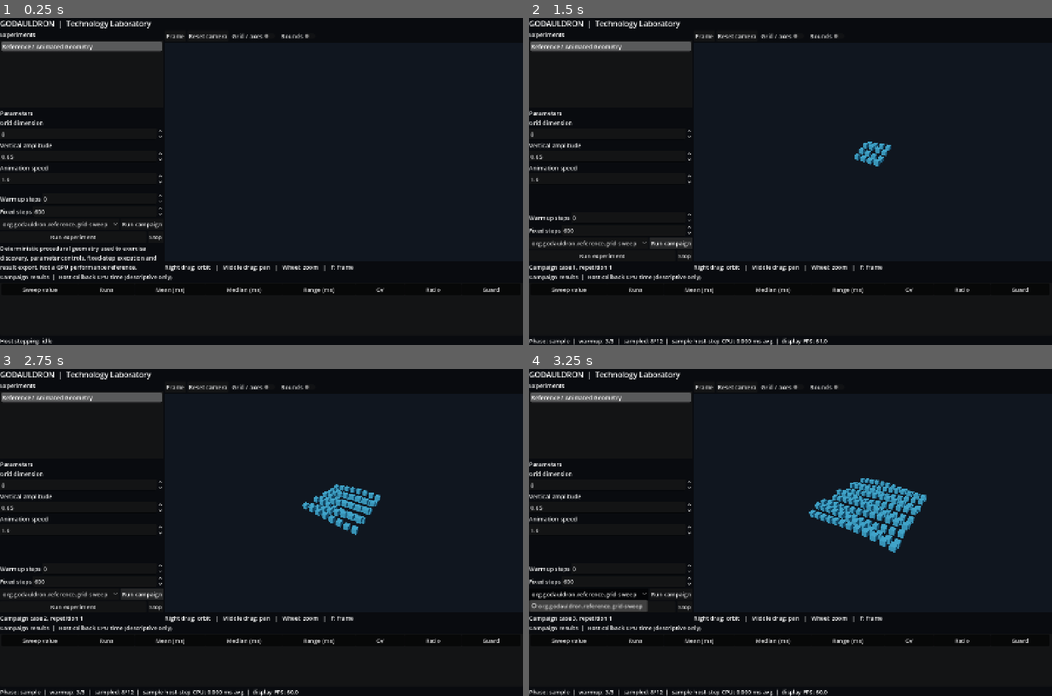
Above: before the commit, frames 1-4 (two rows, left to right).
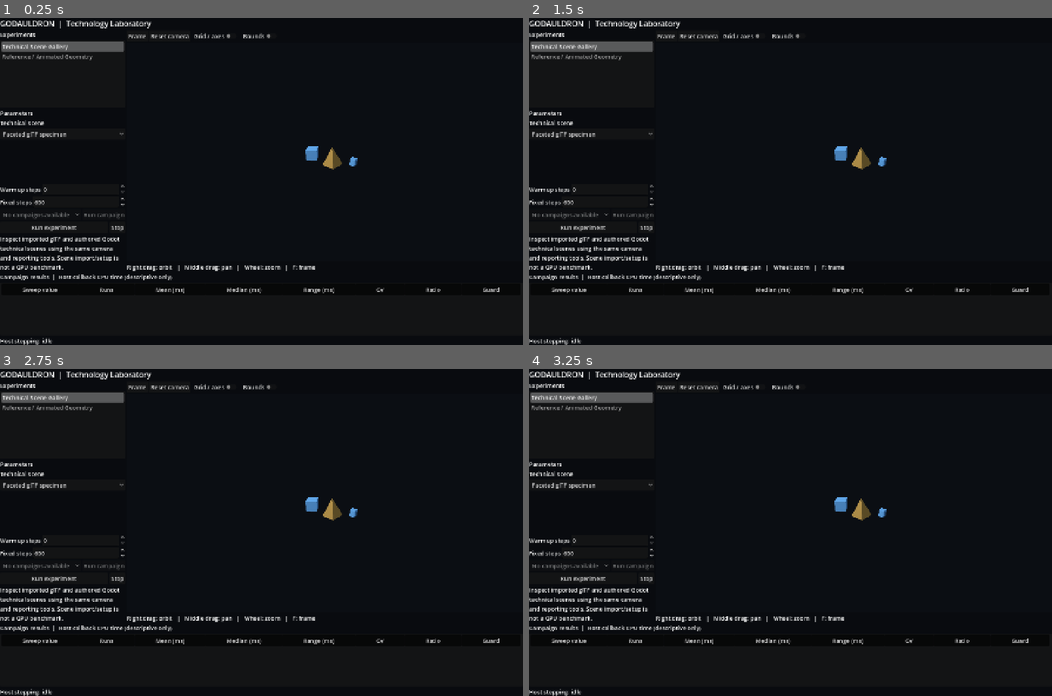
Above: after the commit, the same moments.

Repository: thomthehound/Godauldron
Game: Godot game, scene res://scenes/main.tscn
Two runs of this game, one before a commit and one after it. Both use one fixed random seed, a clock stepped at 60 frames per second and the inputs below.
Inputs (mouse positions are in pixels of both pictures, inside the frame that each line leads up to):
- Up to frame 1 (0.25 s): no input
- Up to frame 2 (1.5 s): click (670, 224) at 0.5 s, where only the run before the commit has a clickable "Run campaign"; click (670, 243) at 1.25 s, where only the run before the commit has a clickable "Run campaign"
- Up to frame 3 (2.75 s): click (141, 594) at 2 s, where only the run before the commit has a clickable "Run campaign"
- Up to frame 4 (3.25 s): click (586, 594) at 2.75 s, where only the run before the commit has a clickable "org.godauldron.reference.grid…"

The runs differ from the first frame. In frame 1, 3.9% of the frame differs, in the area x 0-69%, y 4-78%; in frame 2, 4.6%; in frame 3, 5.2%; in frame 4, 6.8%, in the area x 0-77%, y 4-100%.

Commit message:
Add reusable technical scene gallery and choice controls (#6)
* Support typed choice parameters in experiment manifests, UI and campaigns

* Add generic imported-scene gallery and authored material reference scene

* Add self-contained glTF 2.0 technical scene with reusable PBR meshes

* Exercise imported gallery assets and make existing tests independent of catalog order

* Use reference experiment identity instead of positional catalog index in tests

* Use reference experiment identity instead of positional catalog index in tests

* Document imported scene gallery, choice controls and honest measurement boundaries

* Bound runtime smoke duration to surface stalled script regressions

* Avoid shadowing experiment selection index in choice control builder

* Clear stale load errors when reselecting the displayed gallery asset

* Assert invalid scene previews recover without stale errors

* Finalize active gallery runs before changing scene choices

* Document run cancellation and report integrity on scene choice changes

* Build synthetic campaign in host's existing typed plan array

* Make active campaign prerequisite and cancellation failures diagnostic

Diff:
--- /dev/null
+++ b/scenes/technical/material_study.tscn
@@ -0,0 +1,61 @@
+[gd_scene load_steps=8 format=3]
+
+[sub_resource type="StandardMaterial3D" id="mat_satin"]
+albedo_color = Color(0.18, 0.61, 0.92, 1)
+metallic = 0.35
+roughness = 0.42
+
+[sub_resource type="StandardMaterial3D" id="mat_polished"]
+albedo_color = Color(0.82, 0.35, 0.15, 1)
+metallic = 0.85
+roughness = 0.12
+
+[sub_resource type="StandardMaterial3D" id="mat_rough"]
+albedo_color = Color(0.72, 0.74, 0.77, 1)
+metallic = 0.0
+roughness = 0.91
+
+[sub_resource type="SphereMesh" id="sphere_mesh"]
+radius = 1.0
+height = 2.0
+radial_segments = 32
+rings = 16
+
+[sub_resource type="BoxMesh" id="box_mesh"]
+size = Vector3(1.9, 1.9, 1.9)
+
+[sub_resource type="CylinderMesh" id="cylinder_mesh"]
+top_radius = 0.45
+bottom_radius = 1.0
+height = 2.2
+radial_segments = 32
+
+[sub_resource type="TorusMesh" id="torus_mesh"]
+inner_radius = 0.38
+outer_radius = 0.9
+rings = 32
+ring_segments = 18
+
+[node name="MaterialStudy" type="Node3D"]
+
+[node name="SatinSphere" type="MeshInstance3D" parent="."]
+position = Vector3(-3.2, 0.5, 0)
+mesh = SubResource("sphere_mesh")
+material_override = SubResource("mat_satin")
+
+[node name="PolishedBox" type="MeshInstance3D" parent="."]
+position = Vector3(-1.1, 0.5, 0)
+rotation = Vector3(0.15, 0.4, 0.1)
+mesh = SubResource("box_mesh")
+material_override = SubResource("mat_polished")
+
+[node name="RoughTaper" type="MeshInstance3D" parent="."]
+position = Vector3(1.3, 0.5, 0)
+mesh = SubResource("cylinder_mesh")
+material_override = SubResource("mat_rough")
+
+[node name="MetalTorus" type="MeshInstance3D" parent="."]
+position = Vector3(3.4, 0.5, 0)
+rotation = Vector3(0.3, 0, 0.2)
+mesh = SubResource("torus_mesh")
+material_override = SubResource("mat_polished")
--- /dev/null
+++ b/scenes/technical_gallery.tscn
@@ -0,0 +1,6 @@
+[gd_scene load_steps=2 format=3]
+
+[ext_resource type="Script" path="res://scripts/technical_gallery.gd" id="1"]
+
+[node name="TechnicalGallery" type="Node3D"]
+script = ExtResource("1")
--- a/scripts/experiment_campaign.gd
+++ b/scripts/experiment_campaign.gd
@@ -26,6 +26,13 @@
 	var kind: String = String(spec.get("type", ""))
 	if kind == "bool":
 		return typeof(value) == TYPE_BOOL
+	if kind == "choice":
+		if typeof(value) != TYPE_STRING:
+			return false
+		for option in spec.get("options", []):
+			if typeof(option) == TYPE_DICTIONARY and option.get("value") == value:
+				return true
+		return false
 	if kind == "int":
 		if not _json_integer(value):
 			return false
--- a/scripts/laboratory.gd
+++ b/scripts/laboratory.gd
@@ -262,6 +262,18 @@
 			check.button_pressed = bool(spec.get("default", false))
 			_parameters.add_child(check)
 			_controls[name] = check
+		elif String(spec.get("type", "")) == "choice":
+			var chooser := OptionButton.new()
+			for option in spec.get("options", []):
+				chooser.add_item(String(option["label"]))
+				var choice_index: int = chooser.item_count - 1
+				chooser.set_item_metadata(choice_index, String(option["value"]))
+				if option["value"] == spec.get("default"):
+					chooser.select(choice_index)
+			chooser.size_flags_horizontal = Control.SIZE_EXPAND_FILL
+			chooser.item_selected.connect(func(_selected: int) -> void: _preview_active_scene())
+			_parameters.add_child(chooser)
+			_controls[name] = chooser
 		else:
 			var field := SpinBox.new()
 			field.min_value = float(spec.get("min", -10000))
@@ -277,9 +289,25 @@
 		return
 	_active_scene = scene_resource.instantiate()
 	_viewport.add_child(_active_scene)
+	_preview_active_scene()
 	_bind_inspection()
 	_status.text = String(_manifest.get("description", _manifest["display_name"]))
 	_discover_campaigns()
+
+
+func _preview_active_scene() -> void:
+	# Choice changes affect live scene content. Finalize the current run and
+	# capture its original metrics BEFORE swapping any experiment asset.
+	# This also cancels active campaigns, which must not continue with a new asset.
+	if _has_active_run():
+		_finish_run(false)
+		_status.text = "Scene choice changed; active run cancelled. " + _status.text
+	# Preview itself does not create a measured run.
+	if _active_scene != null and _active_scene.has_method("godauldron_preview"):
+		_active_scene.call("godauldron_preview", _collect_parameters())
+		_update_inspection_bounds()
+		if _camera_inspector != null:
+			_frame_inspection()
 
 
 func _find_scene_camera(node: Node) -> Camera3D:
@@ -485,6 +513,9 @@
 		var control: Control = _controls[key]
 		if control is CheckBox:
 			result[key] = (control as CheckBox).button_pressed
+		elif control is OptionButton:
+			var chooser: OptionButton = control
+			result[key] = chooser.get_item_metadata(chooser.selected)
 		elif String(spec.get("type", "")) == "int":
 			result[key] = int((control as SpinBox).value)
 		else:
--- /dev/null
+++ b/scripts/technical_gallery.gd
@@ -0,0 +1,109 @@
+extends Node3D
+## Technology-neutral stage for project-imported PackedScenes, including glTF.
+## Loading and instance construction occur in preview/setup, never sampled steps.
+
+var _loaded: Node3D = null
+var _asset_path: String = ""
+var _load_error: String = ""
+var _camera: Camera3D
+
+
+func _ready() -> void:
+	_camera = Camera3D.new()
+	_camera.name = "InspectionCamera"
+	_camera.position = Vector3(9, 8, 13)
+	add_child(_camera)
+	_camera.look_at(Vector3(0, 0.7, 0), Vector3.UP)
+	_camera.current = true
+
+	var sun := DirectionalLight3D.new()
+	sun.rotation_degrees = Vector3(-50, -25, 0)
+	sun.light_energy = 1.0
+	add_child(sun)
+
+	var fill := OmniLight3D.new()
+	fill.position = Vector3(-5, 5, 4)
+	fill.light_energy = 1.2
+	fill.omni_range = 28.0
+	add_child(fill)
+
+	var world := WorldEnvironment.new()
+	var environment := Environment.new()
+	environment.background_mode = Environment.BG_COLOR
+	environment.background_color = Color(0.045, 0.055, 0.075)
+	environment.ambient_light_source = Environment.AMBIENT_SOURCE_COLOR
+	environment.ambient_light_color = Color(0.62, 0.69, 0.78)
+	environment.ambient_light_energy = 0.5
+	world.environment = environment
+	add_child(world)
+
+
+func _load_asset(path: String, force_reload: bool) -> void:
+	if not force_reload and _loaded != null and path == _asset_path:
+		# Recover cleanly when the user reselects a previously valid preview
+		# after an invalid path; the visible instance is still the right one.
+		_load_error = ""
+		return
+	if not path.begins_with("res://") or path.contains("..") or \
+			not (path.ends_with(".tscn") or path.ends_with(".scn") or \
+			path.ends_with(".gltf") or path.ends_with(".glb")):
+		_load_error = "Not a supported project scene path: " + path
+		push_warning(_load_error)
+		return
+	var resource: Resource = ResourceLoader.load(path, "PackedScene")
+	if not resource is PackedScene:
+		_load_error = "Cannot load PackedScene: " + path
+		push_warning(_load_error)
+		return
+	var instance: Node = (resource as PackedScene).instantiate()
+	if not instance is Node3D:
+		instance.free()
+		_load_error = "Loaded scene root must be Node3D: " + path
+		push_warning(_load_error)
+		return
+	# Do not detach the old scene until the replacement is known to instantiate.
+	if _loaded != null:
+		remove_child(_loaded)
+		_loaded.queue_free()
+	_loaded = instance as Node3D
+	_loaded.name = "LoadedAsset"
+	add_child(_loaded)
+	_asset_path = path
+	_load_error = ""
+
+
+func godauldron_preview(parameters: Dictionary) -> void:
+	_load_asset(String(parameters.get("scene", "")), false)
+
+
+func godauldron_setup(parameters: Dictionary) -> void:
+	# Recreate each run so even provider-owned scene state does not leak between
+	# repetitions. Import and initialization costs are setup, never timed steps.
+	_load_asset(String(parameters.get("scene", "")), true)
+
+
+func godauldron_inspection_bounds() -> AABB:
+	if _loaded == null:
+		return AABB(Vector3(-1, -1, -1), Vector3.ONE * 2.0)
+	return preload("res://scripts/inspection_camera.gd").scene_bounds(_loaded)
+
+
+func godauldron_metrics() -> Dictionary:
+	var node_count: int = 0
+	var mesh_count: int = 0
+	if _loaded != null:
+		var pending: Array[Node] = [_loaded]
+		while not pending.is_empty():
+			var node: Node = pending.pop_back()
+			node_count += 1
+			if node is MeshInstance3D:
+				mesh_count += 1
+			for child in node.get_children():
+				pending.append(child)
+	return {
+		"asset_scene": _asset_path,
+		"asset_loaded": _loaded != null and _load_error.is_empty(),
+		"load_error": _load_error,
+		"scene_node_count": node_count,
+		"scene_mesh_count": mesh_count
+	}
--- a/tests/campaign_smoke.gd
+++ b/tests/campaign_smoke.gd
@@ -15,6 +15,15 @@
 func _tick(host: Node, count: int) -> void:
 	for i in range(count):
 		host.call("_process", 1.0 / 60.0)
+
+
+func _select_reference(host: Node) -> bool:
+	var catalog: Array = host.get("_experiments")
+	for i in range(catalog.size()):
+		if String(catalog[i].get("id", "")) == "org.godauldron.reference":
+			host.call("_select_experiment", i)
+			return true
+	return false
 
 
 func _verify() -> void:
@@ -65,6 +74,9 @@
 	var packed: PackedScene = load("res://scenes/main.tscn") as PackedScene
 	var host: Node = packed.instantiate()
 	root.add_child(host)
+	if not _select_reference(host):
+		_fail("Reference experiment not discovered")
+		return
 	var picker: OptionButton = host.get("_campaign_picker") as OptionButton
 	if picker == null or picker.item_count != 1:
 		_fail("Campaign was not discovered")
@@ -130,7 +142,7 @@
 
 	# Re-selecting the current experiment follows the same teardown path as
 	# changing to a different one. Results must not leak into the new selection.
-	host.call("_select_experiment", 0)
+	_select_reference(host)
 	if results_tree.get_root() != null or not (host.get("_last_campaign_summary") as Dictionary).is_empty() or 			not String(host.get("_last_campaign_report_path")).is_empty():
 		_fail("A new experiment selection retained the previous campaign's results")
 		return
--- /dev/null
+++ b/tests/gallery_smoke.gd
@@ -0,0 +1,207 @@
+extends SceneTree
+## End-to-end imported technical scene and typed choice regression.
+
+func _initialize() -> void:
+	call_deferred("_verify")
+
+func _fail(message: String) -> void:
+	push_error(message)
+	quit(1)
+
+func _select(host: Node, identifier: String) -> bool:
+	var catalog: Array = host.get("_experiments")
+	for index in range(catalog.size()):
+		if catalog[index].get("id") == identifier:
+			host.call("_select_experiment", index)
+			return true
+	return false
+
+func _verify() -> void:
+	var gltf: Resource = ResourceLoader.load("res://assets/technical/faceted_fixture.gltf", "PackedScene")
+	if not gltf is PackedScene:
+		_fail("Bundled glTF was not imported as PackedScene")
+		return
+	var authored: Resource = load("res://scenes/technical/material_study.tscn")
+	if not authored is PackedScene:
+		_fail("Authored material reference did not load")
+		return
+	var host: Node = (load("res://scenes/main.tscn") as PackedScene).instantiate()
+	root.add_child(host)
+	if not _select(host, "org.godauldron.technical-gallery"):
+		_fail("Gallery experiment is missing")
+		return
+	var controls: Dictionary = host.get("_controls")
+	var picker: OptionButton = controls.get("scene")
+	if picker == null or picker.item_count != 2:
+		_fail("Choice parameter did not expose both assets")
+		return
+	var stage: Node3D = host.get("_active_scene")
+	var original: Dictionary = stage.call("godauldron_metrics")
+	if not bool(original.get("asset_loaded", false)) or int(original.get("scene_mesh_count", 0)) < 2:
+		_fail("Default glTF preview failed to display imported geometry")
+		return
+	if host.get("_camera_inspector") == null:
+		_fail("Gallery lost its inspection camera")
+		return
+	picker.select(1)
+	picker.item_selected.emit(1)
+	var updated: Dictionary = stage.call("godauldron_metrics")
+	if String(updated.get("asset_scene", "")) != "res://scenes/technical/material_study.tscn" or \
+			int(updated.get("scene_mesh_count", 0)) != 4:
+		_fail("Changing the choice did not replace the preview asset")
+		return
+	if host.get("_run") != null:
+		_fail("Preview should not start a timed run")
+		return
+	stage.call("godauldron_preview", {"scene": "res://../invalid.tscn"})
+	var rejected: Dictionary = stage.call("godauldron_metrics")
+	if not String(rejected.get("load_error", "")).contains("Not a supported"):
+		_fail("Invalid scene path was silently accepted")
+		return
+	stage.call("godauldron_preview", {"scene": "res://scenes/technical/material_study.tscn"})
+	var restored: Dictionary = stage.call("godauldron_metrics")
+	if not String(restored.get("load_error", "")).is_empty() or 			not bool(restored.get("asset_loaded", false)):
+		_fail("Returning to a valid displayed scene retained a stale load failure")
+		return
+	var steps: SpinBox = host.get("_run_steps")
+	steps.value = 2
+	DirAccess.make_dir_recursive_absolute(ProjectSettings.globalize_path("user://results"))
+	var before: PackedStringArray = DirAccess.get_files_at("user://results")
+	host.call("_start_run")
+	host.call("_process", 1.0 / 60.0)
+	host.call("_process", 1.0 / 60.0)
+	if bool(host.call("_has_active_run")):
+		_fail("Gallery run did not finish")
+		return
+	var discovered: PackedStringArray = DirAccess.get_files_at("user://results")
+	var fresh := PackedStringArray()
+	for name in discovered:
+		if not before.has(name) and name.ends_with(".json"):
+			fresh.append(name)
+	if fresh.size() != 1:
+		_fail("Gallery run did not write exactly one report")
+		return
+	var result: Variant = JSON.parse_string(FileAccess.get_file_as_string("user://results/" + fresh[0]))
+	if typeof(result) != TYPE_DICTIONARY:
+		_fail("Gallery report was not JSON")
+		return
+	var data: Dictionary = result["experiment_metrics"]
+	if not bool(data.get("asset_loaded", false)) or int(data.get("scene_mesh_count", 0)) != 4 or \
+			String(result["parameters"]["scene"]) != "res://scenes/technical/material_study.tscn":
+		_fail("Gallery result did not preserve selected scene and mesh metadata")
+		return
+	# Changing choices in a live run must finalize the OLD asset first.
+	# The UI's selected value is not allowed to relabel the measured scene.
+	picker.select(0)
+	picker.item_selected.emit(0)
+	steps.value = 5
+	var before_interruption: PackedStringArray = DirAccess.get_files_at("user://results")
+	host.call("_start_run")
+	host.call("_process", 1.0 / 60.0)
+	if not bool(host.call("_has_active_run")):
+		_fail("Interruptible gallery run did not start")
+		return
+	picker.select(1)
+	picker.item_selected.emit(1)
+	if bool(host.call("_has_active_run")):
+		_fail("Changing the choice did not stop the active run")
+		return
+	var interruption_files: PackedStringArray = DirAccess.get_files_at("user://results")
+	var interrupted_reports := PackedStringArray()
+	for name in interruption_files:
+		if not before_interruption.has(name) and name.ends_with(".json"):
+			interrupted_reports.append(name)
+	if interrupted_reports.size() != 1:
+		_fail("Interrupted gallery run did not preserve exactly one report")
+		return
+	var interrupted: Variant = JSON.parse_string(FileAccess.get_file_as_string("user://results/" + interrupted_reports[0]))
+	if typeof(interrupted) != TYPE_DICTIONARY or bool(interrupted.get("completed", true)) or \
+			String(interrupted["parameters"]["scene"]) != "res://assets/technical/faceted_fixture.gltf" or \
+			String(interrupted["experiment_metrics"]["asset_scene"]) != "res://assets/technical/faceted_fixture.gltf" or \
+			int(interrupted.get("steps", -1)) != 1:
+		_fail("Choice change produced a cancelled report with mismatched scene identity")
+		return
+	if not (host.get("_status") as Label).text.contains("cancelled"):
+		_fail("Scene change did not explain that the run was cancelled")
+		return
+	var latest: Dictionary = stage.call("godauldron_metrics")
+	if String(latest.get("asset_scene", "")) != "res://scenes/technical/material_study.tscn":
+		_fail("The new asset was not previewed after run cancellation")
+		return
+
+	# The same operation must terminate a CAMPAIGN, not just its current run.
+	# Inject a valid tiny plan so the gallery does not need a bundled benchmark.
+	var plan := {
+		"schema_version": 1,
+		"id": "org.godauldron.gallery.test",
+		"experiment_id": "org.godauldron.technical-gallery",
+		"base_parameters": {},
+		"axis": {"parameter": "scene", "values": [
+			"res://assets/technical/faceted_fixture.gltf",
+			"res://scenes/technical/material_study.tscn"
+		]},
+		"baseline_index": 0,
+		"repetitions": 2,
+		"warmup_steps": 0,
+		"sample_steps": 5
+	}
+	# Append to the host's typed Array[Dictionary], rather than assigning an
+	# untyped Array to its typed property through Node.set().
+	var plans: Array = host.get("_campaign_plans")
+	plans.append(plan)
+	var campaign_picker: OptionButton = host.get("_campaign_picker")
+	campaign_picker.clear()
+	campaign_picker.add_item("Synthetic gallery campaign")
+	campaign_picker.select(0)
+	var before_campaign: PackedStringArray = DirAccess.get_files_at("user://results")
+	picker.select(0)
+	picker.item_selected.emit(0)
+	host.call("_start_campaign")
+	if host.get("_campaign") == null or not bool(host.call("_has_active_run")):
+		_fail("Synthetic gallery campaign failed to start: " + (host.get("_status") as Label).text)
+		return
+	host.call("_process", 1.0 / 60.0)
+	picker.select(1)
+	picker.item_selected.emit(1)
+	if host.get("_campaign") != null or bool(host.call("_has_active_run")):
+		_fail("Scene change failed to terminate the active campaign")
+		return
+	var campaign_summary: Dictionary = host.get("_last_campaign_summary")
+	if bool(campaign_summary.get("completed", true)) or int(campaign_summary.get("recorded_runs", -1)) != 1:
+		_fail("Cancelled gallery campaign has incorrect status or count: " + str(campaign_summary))
+		return
+	var case_summaries: Array = campaign_summary.get("case_summaries", [])
+	if case_summaries.size() != 2 or (case_summaries[0]["report_paths"] as Array).size() != 1:
+		_fail("Cancelled campaign did not preserve its interrupted case")
+		return
+	var case_path: String = case_summaries[0]["report_paths"][0]
+	var case_report: Variant = JSON.parse_string(FileAccess.get_file_as_string(case_path))
+	if typeof(case_report) != TYPE_DICTIONARY or case_report.get("completed", true) or \
+			String(case_report["parameters"]["scene"]) != "res://assets/technical/faceted_fixture.gltf" or \
+			String(case_report["experiment_metrics"]["asset_scene"]) != "res://assets/technical/faceted_fixture.gltf":
+		_fail("Interrupted campaign case mixed two gallery assets")
+		return
+	if not FileAccess.file_exists(String(host.get("_last_campaign_report_path"))):
+		_fail("Cancelled gallery campaign summary was not saved")
+		return
+	var after_campaign: PackedStringArray = DirAccess.get_files_at("user://results")
+	var created: int = 0
+	for name in after_campaign:
+		if not before_campaign.has(name) and name.ends_with(".json"):
+			created += 1
+	if created != 2:
+		_fail("Gallery campaign interruption generated duplicate or missing reports")
+		return
+	host.call("_process", 1.0 / 60.0)
+	if bool(host.call("_has_active_run")) or host.get("_campaign") != null:
+		_fail("Cancelled gallery campaign restarted after changing asset")
+		return
+
+	if not _select(host, "org.godauldron.reference"):
+		_fail("Could not switch back to the reference experiment")
+		return
+	if host.get("_active_scene") == stage:
+		_fail("Gallery stage was retained after experiment switch")
+		return
+	print("Godauldron gallery smoke passed: imported glTF, choices, previews, reports and switching")
+	quit(0)
--- a/tests/inspection_smoke.gd
+++ b/tests/inspection_smoke.gd
@@ -12,6 +12,15 @@
 func _fail(reason: String) -> void:
 	push_error(reason)
 	quit(1)
+
+
+func _select_reference(host: Node) -> bool:
+	var catalog: Array = host.get("_experiments")
+	for i in range(catalog.size()):
+		if String(catalog[i].get("id", "")) == "org.godauldron.reference":
+			host.call("_select_experiment", i)
+			return true
+	return false
 
 
 func _verify() -> void:
@@ -21,6 +30,9 @@
 		return
 	var host: Node = packed.instantiate()
 	root.add_child(host)
+	if not _select_reference(host):
+		_fail("Reference experiment not discovered")
+		return
 	var inspector: RefCounted = host.get("_camera_inspector")
 	if inspector == null or not is_instance_valid(inspector.get("camera")):
 		_fail("No camera was bound to the reference experiment")
--- a/tests/runtime_smoke.gd
+++ b/tests/runtime_smoke.gd
@@ -61,6 +61,15 @@
 		host.call("_process", 1.0 / 60.0)
 
 
+func _select_reference(host: Node) -> bool:
+	var catalog: Array = host.get("_experiments")
+	for i in range(catalog.size()):
+		if String(catalog[i].get("id", "")) == "org.godauldron.reference":
+			host.call("_select_experiment", i)
+			return true
+	return false
+
+
 func _verify() -> void:
 	var scene: PackedScene = load("res://scenes/main.tscn") as PackedScene
 	if scene == null:
@@ -69,8 +78,8 @@
 	var host: Node = scene.instantiate()
 	root.add_child(host)
 	var catalog: Array = host.get("_experiments")
-	if catalog.is_empty():
-		_fail("No experiments discovered")
+	if catalog.is_empty() or not _select_reference(host):
+		_fail("Reference experiment not discovered")
 		return
 	var samples_control: SpinBox = host.get("_run_steps") as SpinBox
 	var warmup_control: SpinBox = host.get("_warmup_steps") as SpinBox
@@ -110,7 +119,7 @@
 	samples_control.value = 4
 	host.call("_start_run")
 	_tick(host, 1)
-	host.call("_select_experiment", 0)
+	_select_reference(host)
 	var switched: Dictionary = _next_report(files)
 	if not _check_report(switched, false, 1, 0):
 		return
Not shown, added: assets/technical/faceted_fixture.gltf
Not shown, added: experiments/gallery/manifest.json
Not shown, changed: .github/workflows/validate.yml
Not shown, changed: docs/ARCHITECTURE.md
Not shown, changed: docs/ROADMAP.md
Not shown, added: docs/TECHNICAL_SCENES.md
